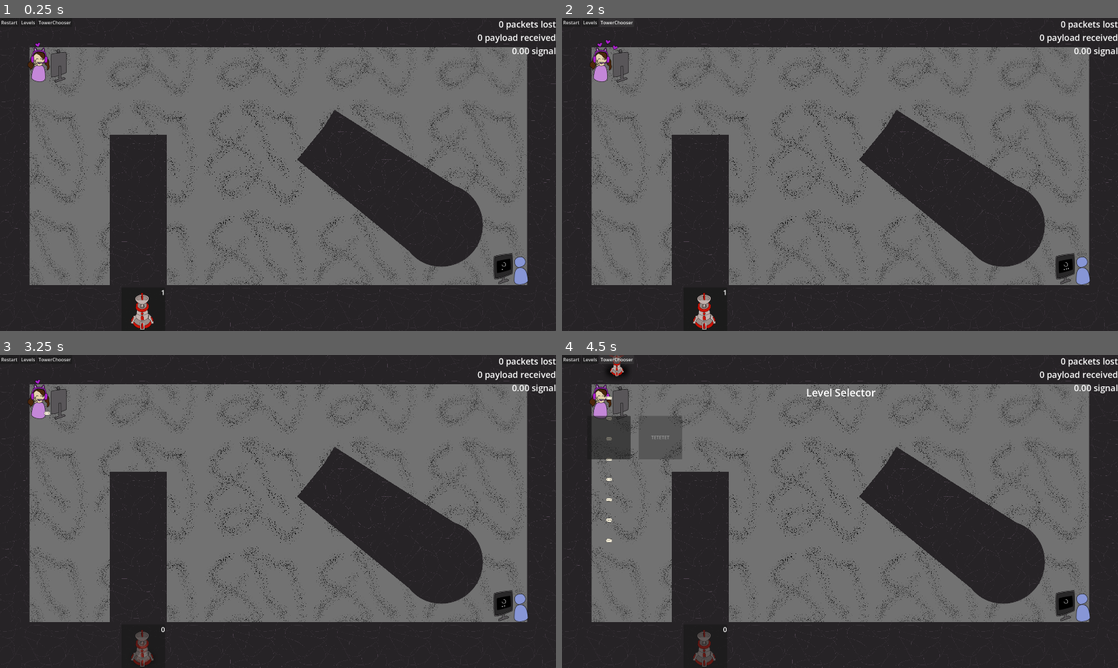
Above: before the commit, frames 1-4 (two rows, left to right).
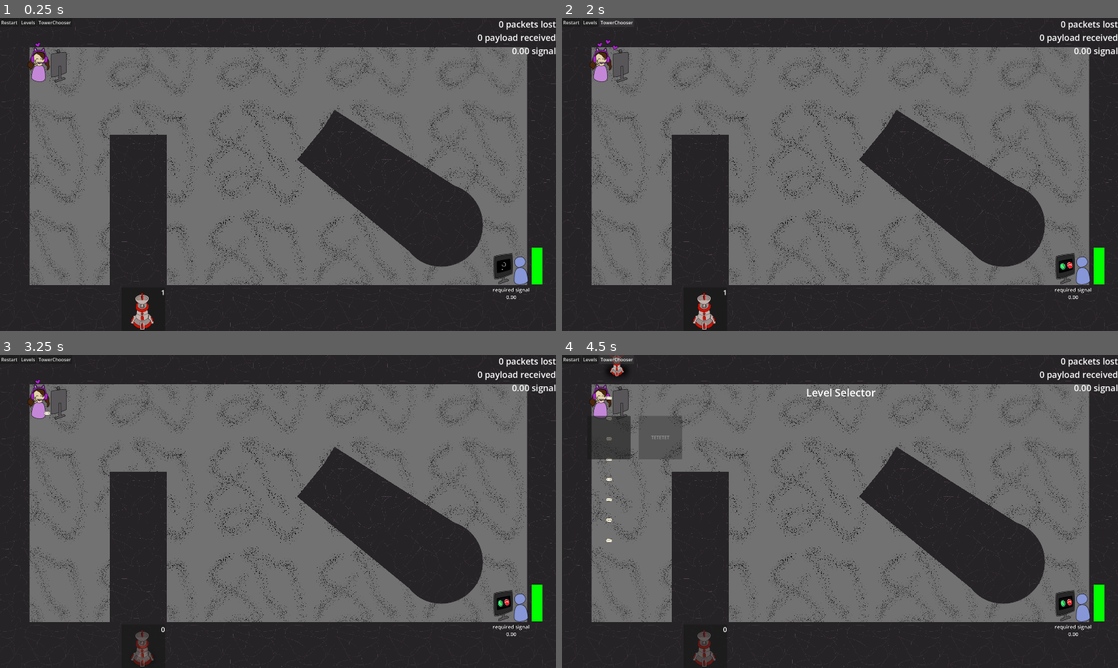
Above: after the commit, the same moments.

Repository: ryupold/ld59
Game: Godot game, scene res://scenes/main.tscn
Same seed, same stepped clock (60 frames per second), same inputs: the game is played once before the commit and once after it. The engine's default icon, where the game draws it, is replaced by a stand-in: a white triangle on a blue panel in a dark square.
Inputs (mouse positions are in pixels of both pictures, inside the frame that each line leads up to):
- Up to frame 1 (0.25 s): no input
- Up to frame 2 (2 s): click "Restart" at 0.5 s; click "Restart" at 1.25 s
- Up to frame 3 (3.25 s): click "Restart" at 2 s; click (144, 646) at 2.75 s
- Up to frame 4 (4.5 s): click "Levels" at 3.5 s; click "TowerChooser" at 4.25 s

The runs differ from the first frame. In frame 1, 0.3% of the frame differs, in the area x 88-98%, y 73-90%; in frame 2, 0.4%; in frame 3, 0.3%; in frame 4, 0.3%.

Commit message:
add incoming call state
+ balancing patience vs signal vs time

Diff:
--- a/ld59-game/entities/receiver/receiver.gd
+++ b/ld59-game/entities/receiver/receiver.gd
@@ -1,12 +1,69 @@
 extends Node2D
 class_name Receiver
 
+@export var patienceDecreaseFactor : float = 1
+@onready var patienceProgressBar := $TextureProgressBar
+var currentState: State = State.CallIncoming
+
+enum State {
+	CallIncoming,
+	InCall,
+}
+
+var patience : float:
+	get:
+		return patienceProgressBar.value
+	set(value):
+		patienceProgressBar.value = value
+		if value < 25:
+			patienceProgressBar.tint_progress = Color.RED
+		elif value < 50:
+			patienceProgressBar.tint_progress = Color.ORANGE
+		elif value < 75:
+			patienceProgressBar.tint_progress = Color.YELLOW
+		else:
+			patienceProgressBar.tint_progress = Color.GREEN
 
 func _ready():
-	GameState.onGameTick.connect(updateAnimation)
+	prepareForNextWave(1)
+	GameState.onNextWave.connect(prepareForNextWave)
+	GameState.onGameTick.connect(onGameTick)
+
+	GameState.onPacketLost.connect(func(): startOrEndCall())
+	GameState.onPacketReceived.connect(func(payload): startOrEndCall())
+
+func prepareForNextWave(wave: int):
+	patience = 100
+	updateRequiredSignal()
+	currentState = State.CallIncoming
+	patienceDecreaseFactor = wave
+
+func onGameTick():
+	updateRequiredSignal()
+	updatePatience()
+	updateAnimation()
 
 func updateAnimation():
-	if GameState.isConnectionGood:
+	if currentState == State.CallIncoming:
+		$AnimatedSprite2D.animation = "incoming"
+	elif GameState.isConnectionGood:
 		$AnimatedSprite2D.animation = "good"
 	else:
 		$AnimatedSprite2D.animation = "bad"
+
+func updatePatience():
+	if currentState == State.CallIncoming: return
+
+	if not GameState.isConnectionGood:
+		patience -= patienceDecreaseFactor
+	if patience <= 0:
+		print("AAAARRGGHHH!!!")
+
+func updateRequiredSignal():
+	$RequiredSignalLabel.text = "required signal\n" + ("%.2f" % GameState.minSignal)
+
+func startOrEndCall():
+	if GameState.packetsToSend > 0:
+		currentState = State.InCall
+	else:
+		currentState = State.CallIncoming
--- a/ld59-game/entities/receiver/receiver.tscn
+++ b/ld59-game/entities/receiver/receiver.tscn
@@ -3,6 +3,8 @@
 [ext_resource type="Script" uid="uid://stivelja4v6f" path="res://entities/receiver/receiver.gd" id="2_iliiv"]
 [ext_resource type="Texture2D" uid="uid://cdtvlhu2kkb5x" path="res://entities/receiver/receiver_bad.webp" id="2_iyevf"]
 [ext_resource type="Texture2D" uid="uid://clauxilcxwbqk" path="res://entities/receiver/receiver_good.webp" id="3_ufwo3"]
+[ext_resource type="Texture2D" uid="uid://k26iix3yodqo" path="res://entities/receiver/receiver_incoming.webp" id="4_hec4t"]
+[ext_resource type="Texture2D" uid="uid://c5fe7ajk8e0mu" path="res://entities/receiver/progress_over.webp" id="4_ufwo3"]
 
 [sub_resource type="AtlasTexture" id="AtlasTexture_hec4t"]
 atlas = ExtResource("2_iyevf")
@@ -34,6 +36,22 @@
 
 [sub_resource type="AtlasTexture" id="AtlasTexture_1at43"]
 atlas = ExtResource("3_ufwo3")
+region = Rect2(432, 0, 144, 144)
+
+[sub_resource type="AtlasTexture" id="AtlasTexture_fi4jp"]
+atlas = ExtResource("4_hec4t")
+region = Rect2(0, 0, 144, 144)
+
+[sub_resource type="AtlasTexture" id="AtlasTexture_sbmdk"]
+atlas = ExtResource("4_hec4t")
+region = Rect2(144, 0, 144, 144)
+
+[sub_resource type="AtlasTexture" id="AtlasTexture_i7wck"]
+atlas = ExtResource("4_hec4t")
+region = Rect2(288, 0, 144, 144)
+
+[sub_resource type="AtlasTexture" id="AtlasTexture_up7vu"]
+atlas = ExtResource("4_hec4t")
 region = Rect2(432, 0, 144, 144)
 
 [sub_resource type="SpriteFrames" id="SpriteFrames_ooahl"]
@@ -72,6 +90,23 @@
 "loop": true,
 "name": &"good",
 "speed": 5.0
+}, {
+"frames": [{
+"duration": 1.0,
+"texture": SubResource("AtlasTexture_fi4jp")
+}, {
+"duration": 1.0,
+"texture": SubResource("AtlasTexture_sbmdk")
+}, {
+"duration": 1.0,
+"texture": SubResource("AtlasTexture_i7wck")
+}, {
+"duration": 1.0,
+"texture": SubResource("AtlasTexture_up7vu")
+}],
+"loop": true,
+"name": &"incoming",
+"speed": 5.0
 }]
 
 [sub_resource type="CircleShape2D" id="CircleShape2D_iliiv"]
@@ -80,15 +115,19 @@
 [sub_resource type="CircleShape2D" id="CircleShape2D_iyevf"]
 radius = 91.197586
 
+[sub_resource type="LabelSettings" id="LabelSettings_ufwo3"]
+font_size = 50
+outline_size = 10
+outline_color = Color(0.012617188, 0.012617188, 0.012617188, 1)
+
 [node name="Receiver" type="StaticBody2D" unique_id=2106263029]
 script = ExtResource("2_iliiv")
 
 [node name="AnimatedSprite2D" type="AnimatedSprite2D" parent="." unique_id=424022116]
 scale = Vector2(3, 3)
 sprite_frames = SubResource("SpriteFrames_ooahl")
-animation = &"bad"
+animation = &"incoming"
 autoplay = "bad"
-frame_progress = 0.49038893
 
 [node name="CollisionShape2D" type="CollisionShape2D" parent="." unique_id=1218089614]
 shape = SubResource("CircleShape2D_iliiv")
@@ -99,3 +138,26 @@
 
 [node name="CollisionShape2D" type="CollisionShape2D" parent="TowerCollider" unique_id=569368532]
 shape = SubResource("CircleShape2D_iyevf")
+
+[node name="TextureProgressBar" type="TextureProgressBar" parent="." unique_id=1235965416]
+offset_left = 204.0
+offset_top = -163.0
+offset_right = 309.0
+offset_bottom = 197.0
+step = 0.1
+value = 100.0
+rounded = true
+fill_mode = 3
+nine_patch_stretch = true
+texture_progress = ExtResource("4_ufwo3")
+
+[node name="RequiredSignalLabel" type="Label" parent="." unique_id=32983787]
+offset_left = -193.0
+offset_top = 216.0
+offset_right = 197.0
+offset_bottom = 328.0
+text = "required signal
+3.14"
+label_settings = SubResource("LabelSettings_ufwo3")
+horizontal_alignment = 1
+vertical_alignment = 1
--- a/ld59-game/resources/levels/level_resource.gd
+++ b/ld59-game/resources/levels/level_resource.gd
@@ -8,7 +8,6 @@
 @export_category("Sender")
 @export var packetsToSend: int = 100
 @export var signalThreshold: float = 1.0
-@export var patience: float = 100.0
 @export var spawnInterval: float = 0.2
 @export var spawnImpulse: float = 1000
 @export var spawnAngleMin: float = 0
--- a/ld59-game/scenes/game_state.gd
+++ b/ld59-game/scenes/game_state.gd
@@ -2,9 +2,7 @@
 
 var _currentLevel : LevelResource
 
-var _wave: int
-var _patience: float
-
+var _wave: int = 1
 var _packetsLost: int
 var _packetsReceived: int
 var _payloadReceived: int
@@ -73,7 +71,6 @@
 	_signal = 0
 	_packetsReceived = 0
 	_payloadBuffer = 0
-	_patience = _currentLevel.patience
 
 	level.sender.spawnInterval = _currentLevel.spawnInterval
 	level.sender.spawnImpulse = _currentLevel.spawnImpulse
@@ -86,13 +83,12 @@
 func updateGameState():
 	_payloadPerSecond = _payloadBuffer
 	_payloadBuffer = 0
-	# reduce patience when signal is bad
-	if not isConnectionGood:
-		_patience -= 1.0
 
 var isConnectionGood: bool:
-	get:
-		return _signal >= _currentLevel.signalThreshold
+	get: return _signal >= minSignal
+
+var minSignal: float:
+	get: return _currentLevel.signalThreshold * _wave * sqrt(_packetsReceived + _packetsLost)
 
 func lostPacket():
 	_packetsLost += 1
Binary file added: ld59-game/entities/receiver/progress_over.webp
Not shown, added: ld59-game/entities/receiver/progress_over.webp.import
Binary file added: ld59-game/entities/receiver/receiver_incoming.webp
Not shown, added: ld59-game/entities/receiver/receiver_incoming.webp.import
